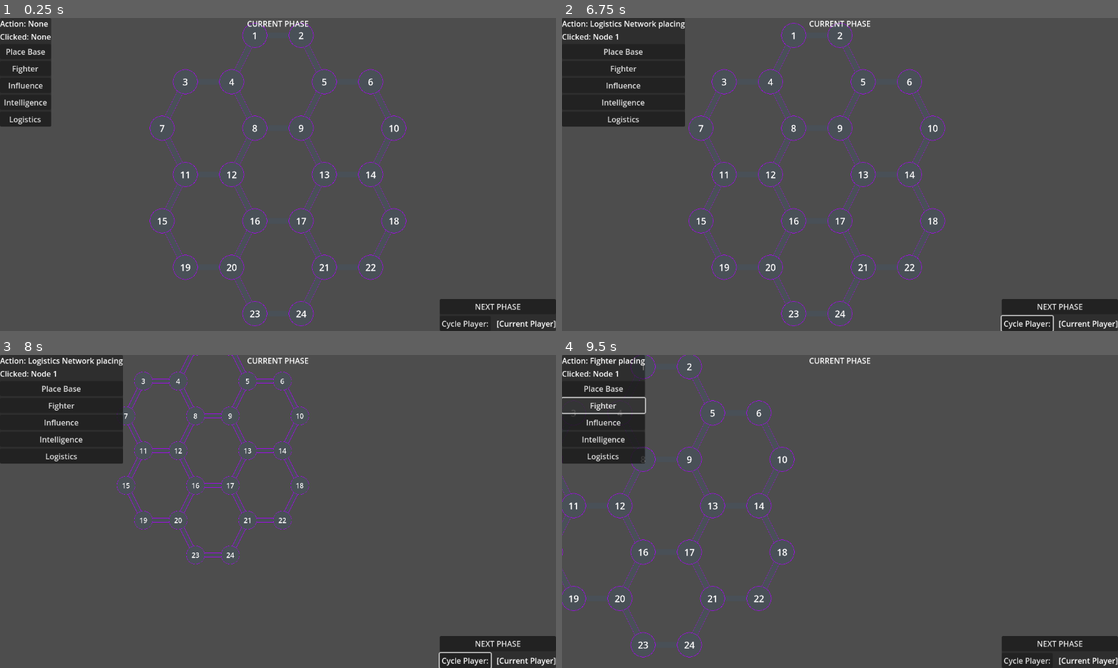
Above: before the commit, frames 1-4 (two rows, left to right).
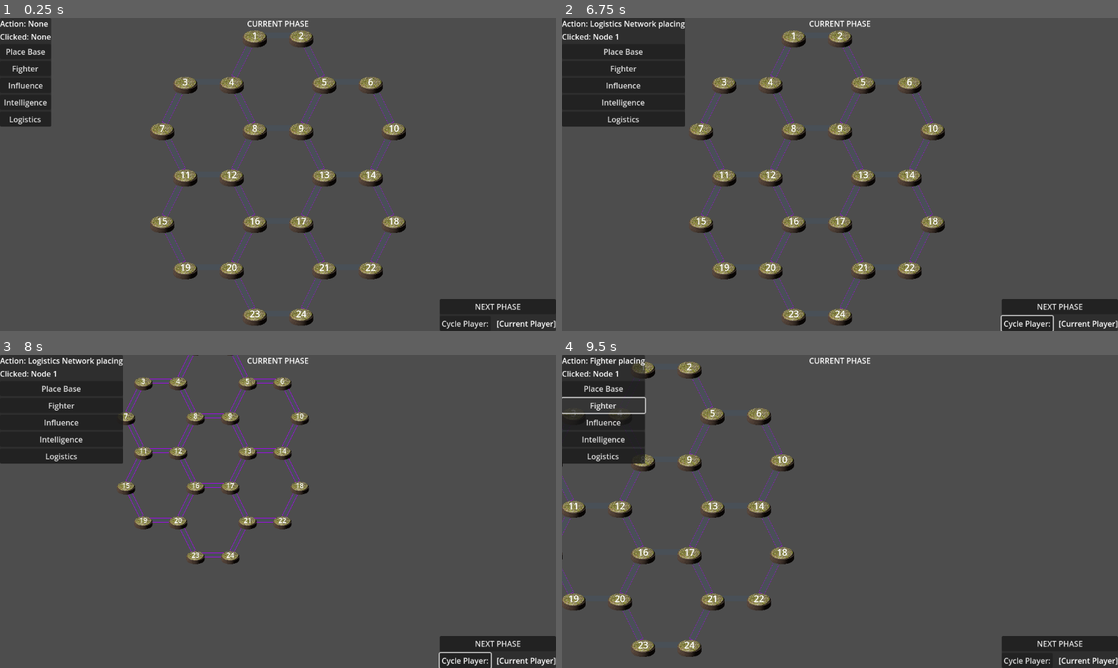
Above: after the commit, the same moments.

Repository: Sheepy3/insurgencygame
Game: Godot game, scene res://MapStuff/Map.tscn
The game is run twice, just before and just after one commit, with the same random seed, the same clock (stepped at 60 frames per second) and the same inputs. The project has no main scene, so this scene is started directly. The engine's default icon, where the game draws it, is replaced by a stand-in: a white triangle on a blue panel in a dark square.
Inputs (mouse positions are in pixels of both pictures, inside the frame that each line leads up to):
- Up to frame 1 (0.25 s): no input
- Up to frame 2 (6.75 s): click "NEXT PHASE" at 0.5 s; click "NEXT PHASE" at 1.25 s; click "Place Base" at 2 s; click "Fighter" at 2.75 s; click "Influence" at 3.5 s; click "Intelligence" at 4.25 s; click "Logistics" at 5 s; click "Cycle Player:" at 5.75 s; tap Enter at 6.5 s; move the mouse to (817, 36) at 6.52 s; hold D (Move_right) from 6.53 s (still down); click (817, 36) at 6.6 s
- Up to frame 3 (8 s): move the mouse to (194, 373) at 7.27 s; release D (Move_right) at 7.28 s; hold S (Move_down) from 7.28 s (still down); tap Mouse wheel down (Scroll_down) at 7.35 s; click (194, 373) at 7.42 s
- Up to frame 4 (9.5 s): move the mouse to (751, 361) at 8.02 s; release S (Move_down) at 8.03 s; hold D (Move_right) 8.03-8.78 s; tap Mouse wheel up (Scroll_up) at 8.1 s; click (751, 361) at 8.17 s; move the mouse to (567, 398) at 8.77 s; hold W (Move_up) from 8.78 s (still down); click (567, 398) at 8.85 s

The runs differ from the first frame. In frame 1, 5.0% of the frame differs, in the area x 26-74%, y 1-99%; in frame 2, 5.0%; in frame 3, 2.6%; in frame 4, 4.1%.

Commit message:
new grafiks

Diff:
--- a/MapStuff/Map_Node.tscn
+++ b/MapStuff/Map_Node.tscn
@@ -1,11 +1,11 @@
 [gd_scene load_steps=8 format=3 uid="uid://cxejesper0f6a"]
 
 [ext_resource type="Script" path="res://MapStuff/map_node.gd" id="1_8ofst"]
-[ext_resource type="Texture2D" uid="uid://dby1iiu3hleyj" path="res://Assets/node.png" id="1_a2mu2"]
+[ext_resource type="Texture2D" uid="uid://dtvbbivd8lmtc" path="res://Assets/node_new.png" id="2_k5010"]
 [ext_resource type="Script" path="res://MapStuff/map_node_area_2d.gd" id="3_eyrtf"]
-[ext_resource type="Texture2D" uid="uid://fu0vylutpkgc" path="res://Assets/Military/Base.png" id="4_7v1bn"]
-[ext_resource type="Texture2D" uid="uid://dxbv8uido7ikq" path="res://Assets/Military/Fighter.svg" id="5_hkq1i"]
-[ext_resource type="Texture2D" uid="uid://dyw15sj2a7rcg" path="res://icon.svg" id="6_721rx"]
+[ext_resource type="Texture2D" uid="uid://cjgd2islnk1dx" path="res://Assets/Military/Tent.png" id="4_5ec75"]
+[ext_resource type="Texture2D" uid="uid://b2errj0riq702" path="res://Assets/Military/soldier.png" id="5_gfwxx"]
+[ext_resource type="Texture2D" uid="uid://hu7nw3o7h36q" path="res://Assets/Military/binoculars.png" id="6_ldtvt"]
 
 [sub_resource type="CircleShape2D" id="CircleShape2D_4tgex"]
 
@@ -14,7 +14,7 @@
 
 [node name="Node" type="Sprite2D" parent="."]
 texture_filter = 1
-texture = ExtResource("1_a2mu2")
+texture = ExtResource("2_k5010")
 
 [node name="Label" type="Label" parent="."]
 anchors_preset = 8
@@ -41,18 +41,18 @@
 shape = SubResource("CircleShape2D_4tgex")
 
 [node name="Building" type="Sprite2D" parent="."]
-position = Vector2(0, -22)
-scale = Vector2(0.154, 0.15)
-texture = ExtResource("4_7v1bn")
+texture_filter = 1
+position = Vector2(0, -7)
+texture = ExtResource("4_5ec75")
 
 [node name="Fighter_Unit" type="Sprite2D" parent="."]
-position = Vector2(30, 20)
-scale = Vector2(0.25, 0.25)
-texture = ExtResource("5_hkq1i")
+texture_filter = 1
+position = Vector2(30, -10)
+texture = ExtResource("5_gfwxx")
 
 [node name="Influence_Unit" type="Sprite2D" parent="."]
-position = Vector2(-30, 20)
-scale = Vector2(0.25, 0.25)
-texture = ExtResource("6_721rx")
+texture_filter = 1
+position = Vector2(-26, -10)
+texture = ExtResource("6_ldtvt")
 
 [connection signal="input_event" from="Map_Node_Area2D" to="." method="_on_map_node_area_2d_input_event"]
Binary file added: Assets/Military/Tent.png
Not shown, changed: Assets/Military/Tent.png.import
Binary file added: Assets/Military/binoculars.png
Not shown, changed: Assets/Military/binoculars.png.import
Binary file added: Assets/Military/soldier.png
Not shown, added: Assets/Military/soldier.png.import
Not shown, added: Assets/credits.txt
Binary file added: Assets/node_new.png
Not shown, changed: Assets/node_new.png.import
Not shown, added: Assets/placeholder_credits.txt
Renamed: Assets/Military/Base.png -> Deprecated/Base.png
Not shown, added: Deprecated/Base.png.import
(and 4 more such lines)
